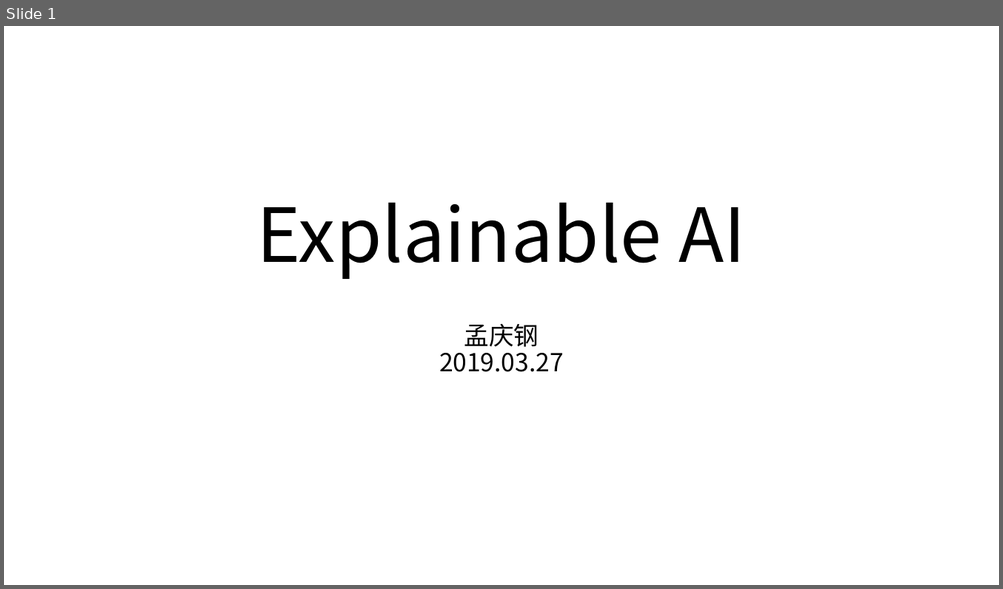
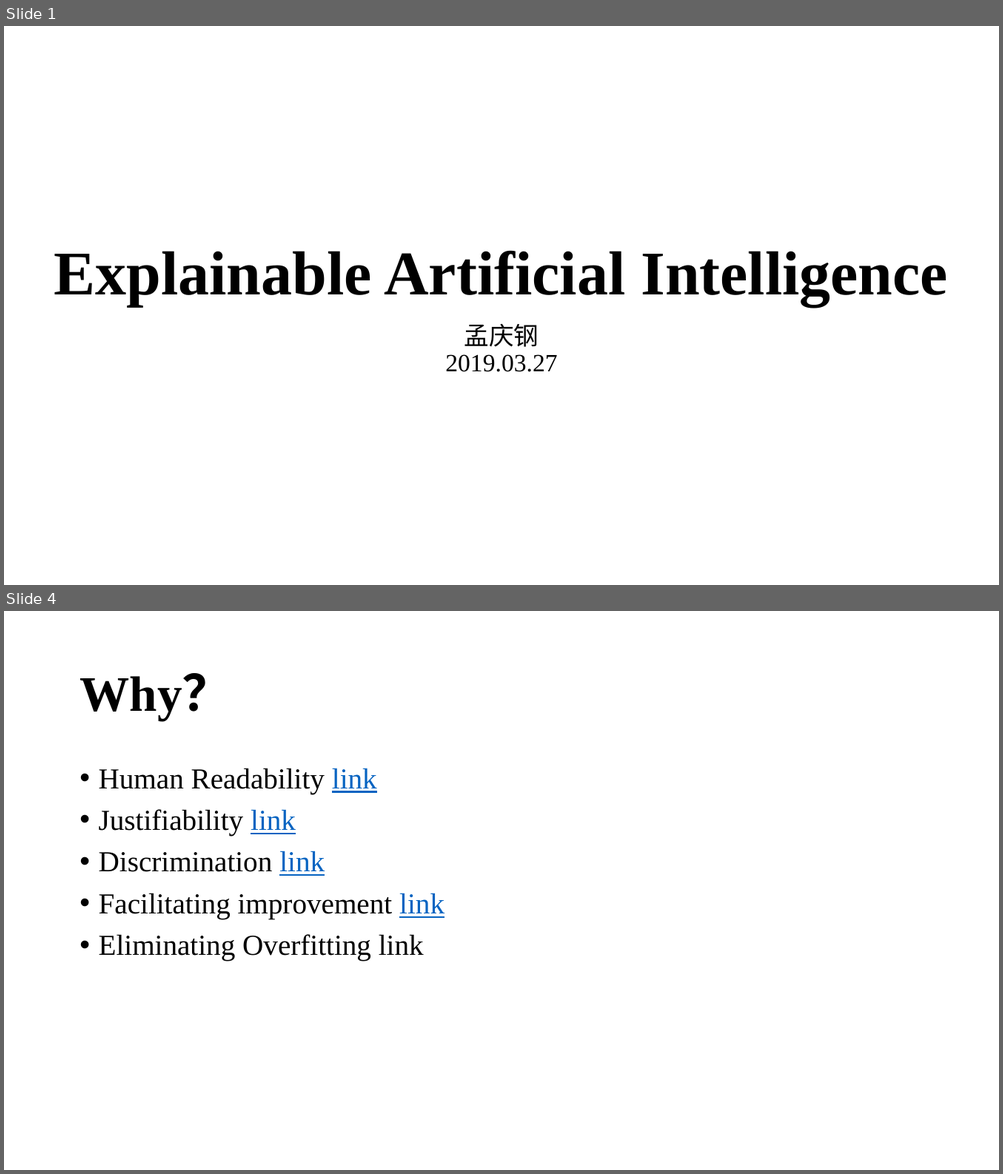
Before and after one commit to cloudspurs/klz, a slide deck: computer_science/ai/xai/xai.pptx. Shown one above the other, each under a label of ours: slide 1 before the commit, slides 1 and 4 after it; the slides between them are not shown. The pictures are 1003x589 and 1003x1174 pixels, drawn with LibreOffice and Linux fonts; fonts in the diff are those of the drawing. Boxes give left, top, right and bottom in pixels: in the first picture for what was removed or moved away, otherwise in the second. Text is boxed around its words. In the diff, an @@ line names an element or a change of style, - is before the commit and + after.

```diff
--- a/computer_science/ai/xai/xai.pptx
+++ b/computer_science/ai/xai/xai.pptx
@@ slide 4 added at (4,611,999,1170), background #FFFFFF @@
@@ title added at (79,673,231,720), 48 pt, text #000000, bold @@
+Why？
@@ text added at (99,768,444,961), 28 pt, text #000000 @@
+• Human Readability link
+• Justifiability link
+• Discrimination link
+• Facilitating improvement link
+• Eliminating Overfitting link
@@ slide 1 changed as well @@
@@ title at (54,251,948,306): text changed; size 72 to 60 pt; font Noto Sans CJK SC to Times New Roman; bold on @@
-Explainable AI
+Explainable Artificial Intelligence
@@ subtitle "孟庆钢 2019.03.27" at (445,324,557,372): font Noto Sans CJK SC to Times New Roman in "2019.03.27" @@
```
Also in this commit, not shown: 7 other slides changed, 3 other slides added, 1 slide removed, 11 other files.
